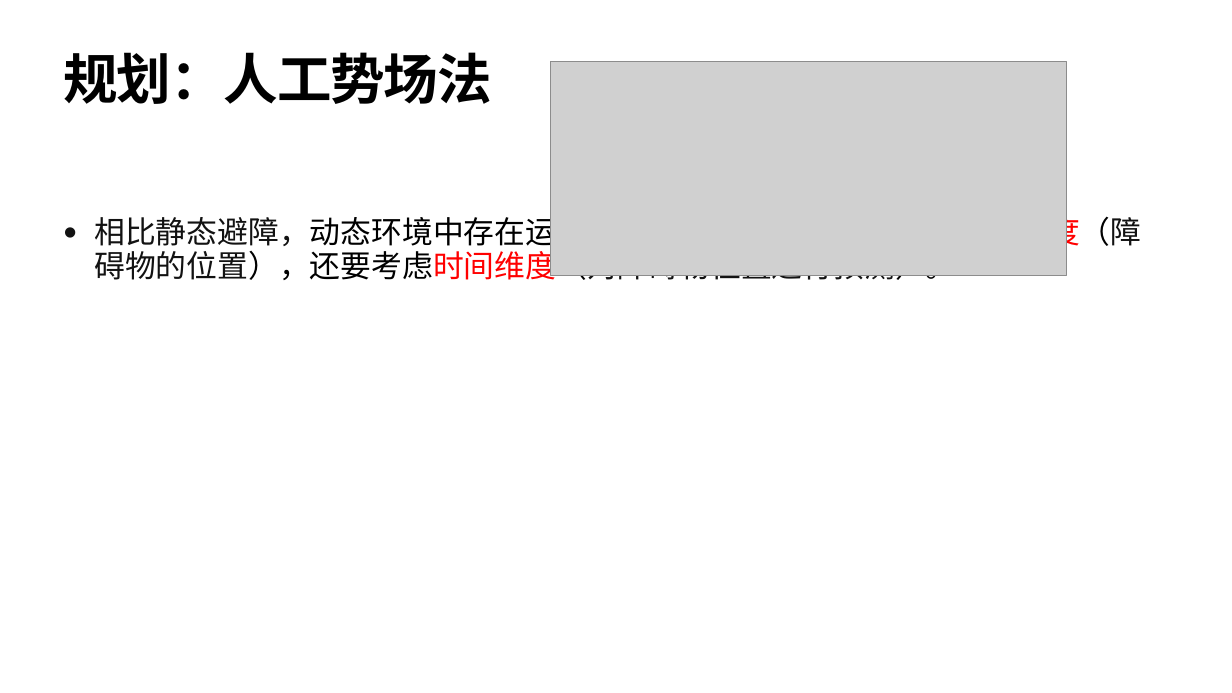
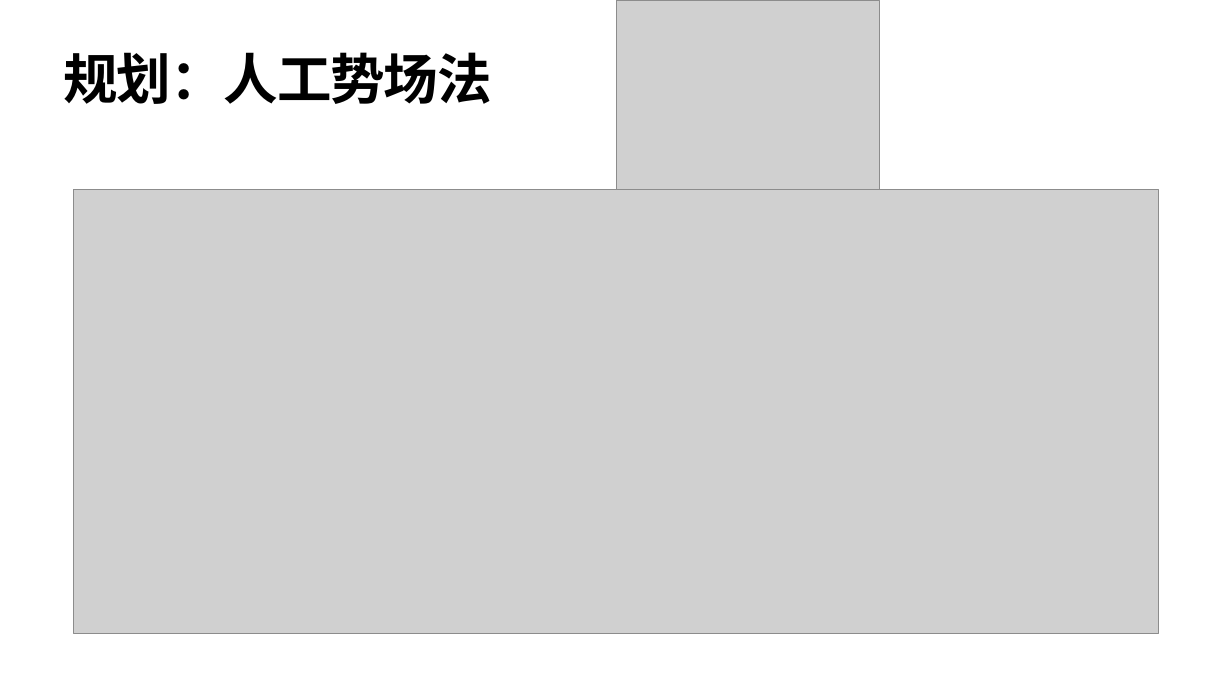
Before and after one commit to HuaYuXiao/AStar-Planner, a slide deck: slide 6 of 报告论文/开题报告/开题报告-华羽霄.pptx. Drawn at 1232x693 pixels with LibreOffice and Linux fonts; fonts in the diff are those of the drawing; grey boxes stand for pictures; background and template pictures are left out. Boxes give left, top, right and bottom in pixels: in the first picture for what was removed or moved away, otherwise in the second. Text is boxed around its words. In the diff, an @@ line names an element or a change of style, - is before the commit and + after.

```diff
--- a/报告论文/开题报告/开题报告-华羽霄.pptx
+++ b/报告论文/开题报告/开题报告-华羽霄.pptx
@@ picture added at <box>616,0,879,189</box> @@
@@ picture removed at <box>551,61,1067,275</box> @@
@@ picture added at <box>73,189,1159,633</box> @@
@@ text removed at <box>94,212,1141,285</box> @@
-• 相比静态避障，动态环境中存在运动障碍物，不仅要考虑常规的空间维度（障碍物的位置），还要考虑时间维度（对障碍物位置进行预测）。
```
Also in this commit, not shown: 7 other slides changed, 3 other files.
